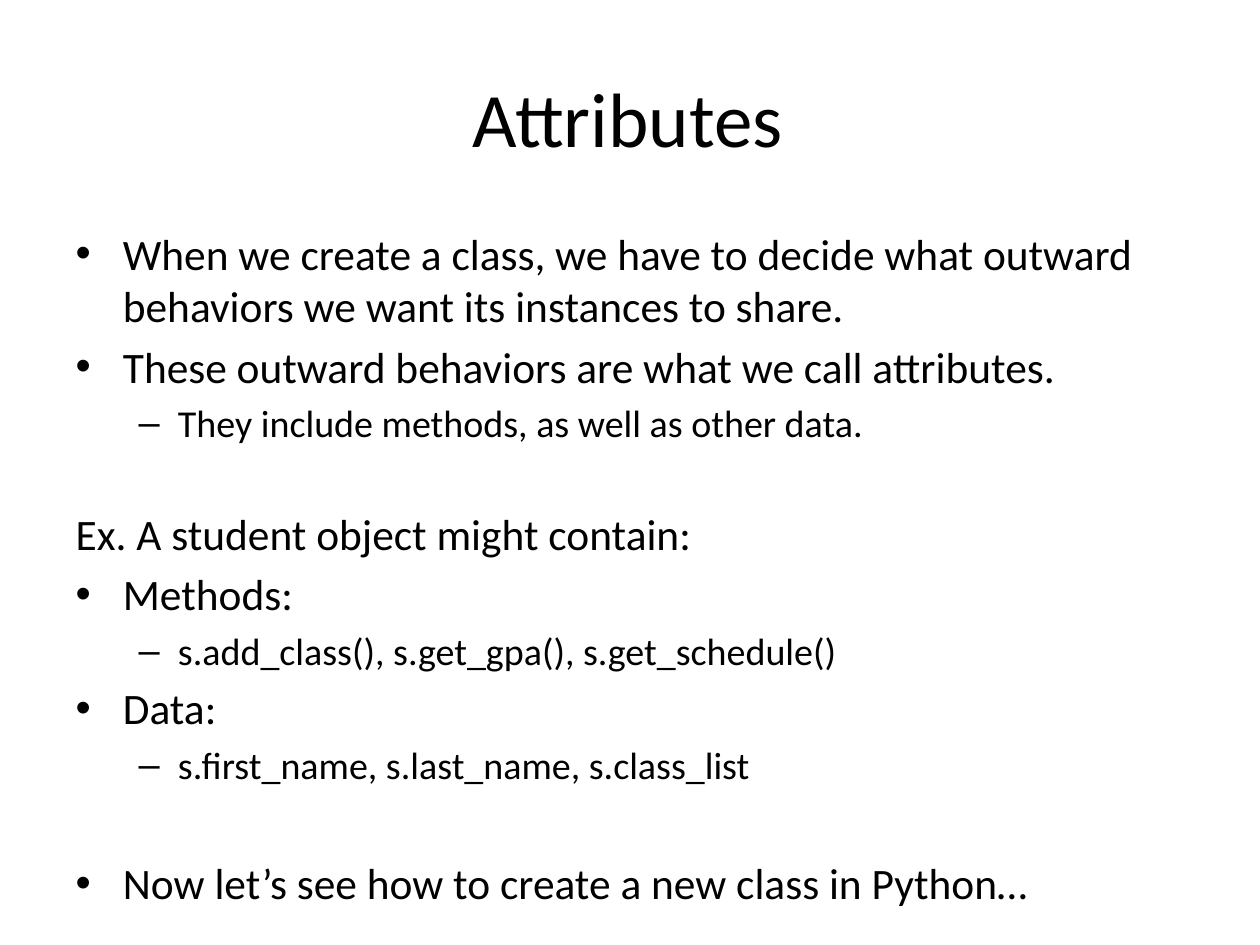
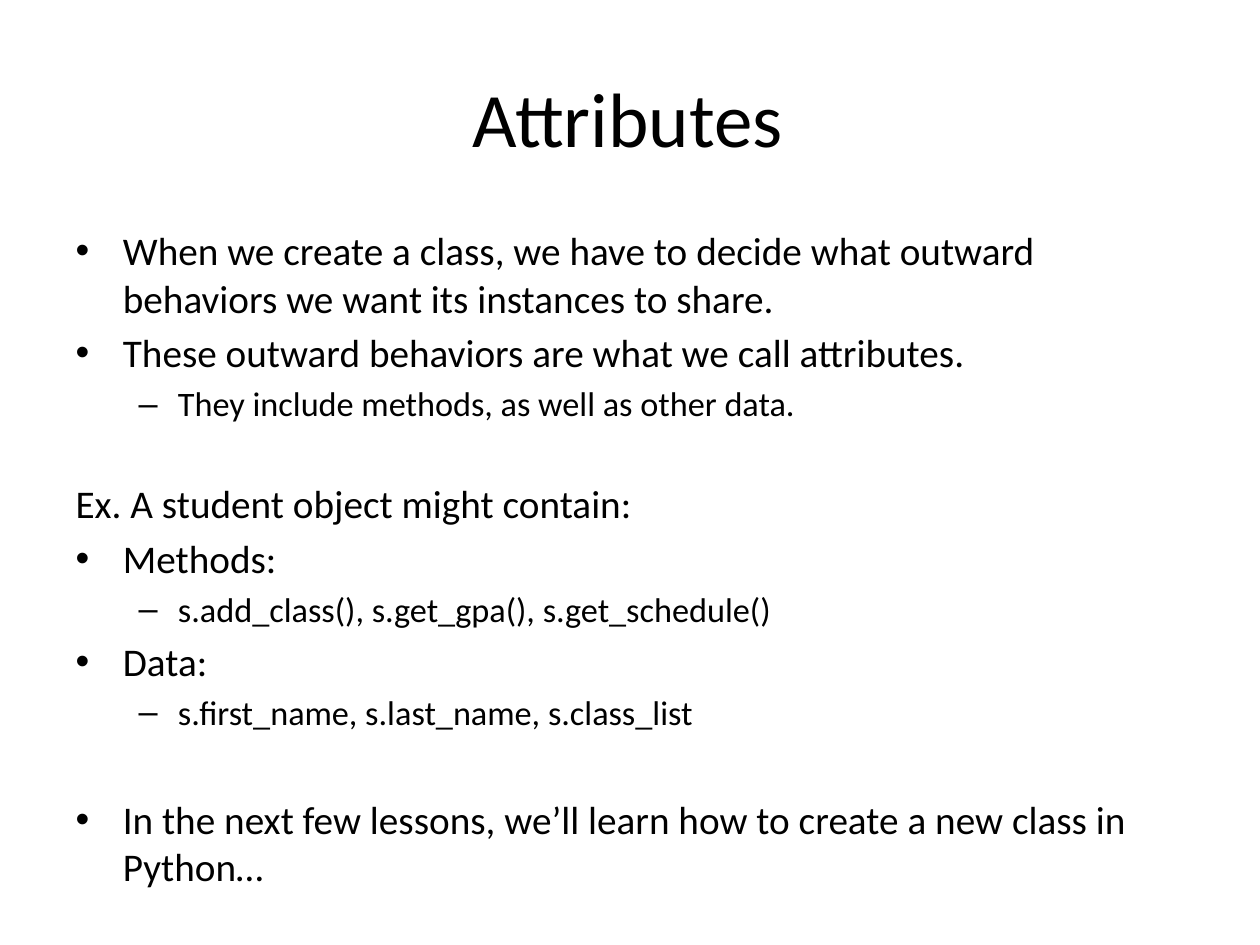
Before and after one commit to zengm71/Course-Overview, a slide deck: slide 5 of week_6/6.1 Classes_Introduction.pptx. Drawn at 1260x945 pixels with LibreOffice and Linux fonts; fonts in the diff are those of the drawing. Boxes give left, top, right and bottom in pixels: in the first picture for what was removed or moved away, otherwise in the second. Text is boxed around its words. In the diff, an @@ line names an element or a change of style, - is before the commit and + after.

```diff
--- a/week_6/6.1 Classes_Introduction.pptx
+++ b/week_6/6.1 Classes_Introduction.pptx
@@ text at [76,237,1034,730]: size 24.8 to 22.4 pt in "When we create a class, we have ...", "These outward behaviors are what we call ...", "Ex. A student object might contain:", "Methods:" and 1 more places; size 21.7 to 19.6 pt in "They include methods, as well as other ...", "s.add_class(), s.get_gpa(), s.get_schedule()", "s.first_name, s.last_name, s.class_list" @@
@@ text at [123,806,1126,839]: text changed; size 24.8 to 22.4 pt @@
-• Now let’s see how to create a new class in Python…
+• In the next few lessons, we’ll learn how to create a new class in Python…
```
Also in this commit, not shown: 12 other files.
